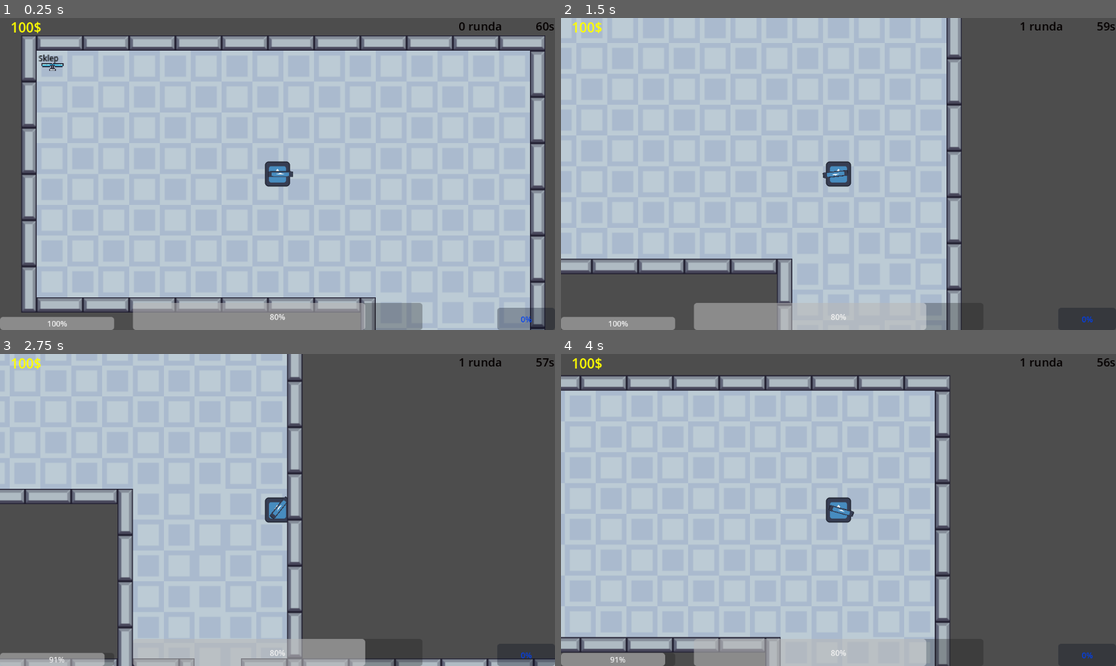
Above: before the commit, frames 1-4 (two rows, left to right).
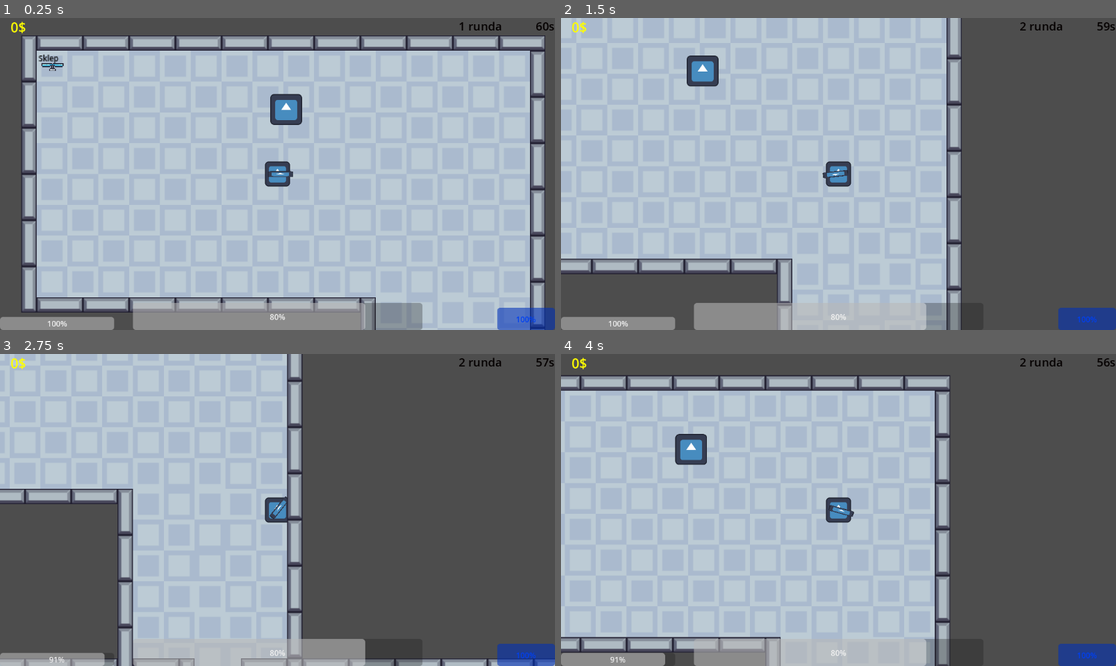
Above: after the commit, the same moments.

Repository: Gigabajt000/magiczne-r-czki
Game: Godot game, scene res://World/Main.tscn
Same seed, same stepped clock (60 frames per second), same inputs: the game is played once before the commit and once after it. The engine's default icon, where the game draws it, is replaced by a stand-in: a white triangle on a blue panel in a dark square.
Inputs (mouse positions are in pixels of both pictures, inside the frame that each line leads up to):
- Up to frame 1 (0.25 s): no input
- Up to frame 2 (1.5 s): tap Enter (enter) at 0.5, 0.6, 1.35 s; move the mouse to (960, 158) at 0.52 s; hold D (move_right) 0.53-1.28 s; move the mouse to (727, 189) at 1.27 s; hold S (move_down) from 1.28 s (still down)
- Up to frame 3 (2.75 s): move the mouse to (333, 441) at 2.02 s; release S (move_down) at 2.03 s; hold D (move_right) from 2.03 s (still down); hold Shift (sprint) from 2.03 s (still down); tap Enter (enter) at 2.3 s
- Up to frame 4 (4 s): tap Space at 2.75 s; move the mouse to (810, 572) at 2.77 s; release D (move_right) at 2.78 s; release Shift (sprint) at 2.78 s; hold W (move_up) 2.78-3.53 s; click (810, 572) at 2.85 s; tap Enter (enter) at 3.05, 3.6 s; move the mouse to (1005, 556) at 3.52 s; hold A (move_left) from 3.53 s (still down)

The runs differ from the first frame. In frame 1, 1.4% of the frame differs, in the area x 2-100%, y 1-100%; in frame 2, 1.4%; in frame 3, 0.9%; in frame 4, 1.4%.

Commit message:
FEfgWERWawerg

Diff:
--- a/Enemy/enemy.gd
+++ b/Enemy/enemy.gd
@@ -1,6 +1,6 @@
 extends CharacterBody2D
 
-var SPEED = 50
+var SPEED = 100
 @export var target: CharacterBody2D
 @export var navigation: NavigationAgent2D
 
@@ -19,7 +19,7 @@
 	if can_attack == true:
 		Atak(delta)
 
-	if timer >= 0.5:
+	if timer >= 3:
 		Pathifinding()
 
 	var dir = to_local(navigation.get_next_path_position()).normalized()
--- /dev/null
+++ b/Enemy/spawn_przeciwników.gd
@@ -0,0 +1,36 @@
+extends Node2D
+
+var x
+var can_spawn: bool = true
+
+@export var player: CharacterBody2D
+
+func _ready():
+	Losowanie()
+
+@onready var enemy_path = preload("res://Enemy/enemy.tscn")
+
+func _process(delta):
+
+	if Global.Is_Round_Playing == true:
+		x = x - delta
+	if x <= 0:
+		Losowanie()
+		var enemy = enemy_path.instantiate()
+		enemy.position = position
+		enemy.target = player
+		get_parent().add_child(enemy)
+
+
+func Losowanie():
+	x = randi_range(5 / Global.Round, 25 / Global.Round)
+
+
+func _on_area_2d_body_entered(body):
+	if body.has_method("Player"):
+		can_spawn = true
+
+
+func _on_area_2d_body_exited(body):
+	if body.has_method("Player"):
+		can_spawn = false
--- /dev/null
+++ b/Enemy/spawner.tscn
@@ -0,0 +1,23 @@
+[gd_scene load_steps=4 format=3 uid="uid://dr2c7au5h4oxa"]
+
+[ext_resource type="Script" path="res://Enemy/spawn_przeciwników.gd" id="1_v0v3b"]
+[ext_resource type="Texture2D" uid="uid://cfx6i5ah8a3a5" path="res://Art/icon.svg" id="2_yyac7"]
+
+[sub_resource type="RectangleShape2D" id="RectangleShape2D_ahq0a"]
+size = Vector2(168, 127)
+
+[node name="Spawner" type="Node2D"]
+script = ExtResource("1_v0v3b")
+
+[node name="Area2D" type="Area2D" parent="."]
+
+[node name="CollisionShape2D" type="CollisionShape2D" parent="Area2D"]
+position = Vector2(0, 0.5)
+shape = SubResource("RectangleShape2D_ahq0a")
+
+[node name="Sprite2D" type="Sprite2D" parent="."]
+scale = Vector2(0.257813, 0.25)
+texture = ExtResource("2_yyac7")
+
+[connection signal="body_entered" from="Area2D" to="." method="_on_area_2d_body_entered"]
+[connection signal="body_exited" from="Area2D" to="." method="_on_area_2d_body_exited"]
--- a/Player/bullet.gd
+++ b/Player/bullet.gd
@@ -21,4 +21,5 @@
 
 func _on_area_2d_body_entered(body: Node2D) -> void:
 	if body.has_method("Enemy"):
+		Global.money += randi_range(0,2)
 		body.queue_free()
--- a/Player/życie_collectable.gd
+++ b/Player/życie_collectable.gd
@@ -24,4 +24,4 @@
 func _on_area_2d_body_entered(body: Node2D) -> void:
 	if time >= 15 and Global.życie < Global.max_życie and Global.Is_Round_Playing == true:
 		time = 0
-		Global.Obrażenia(-30)
+		Global.Leczenie(30)
--- a/Tile_Map/kupno_życie.gd
+++ b/Tile_Map/kupno_życie.gd
@@ -12,8 +12,8 @@
 
 func _on_area_2d_body_entered(body: Node2D) -> void:
 	if wartosc != "all" and Global.money >= cena and Global.życie < Global.max_życie:
-		Global.Obrażenia(-int(wartosc))
+		Global.Leczenie(int(wartosc))
 		Global.money -= cena
 	if wartosc == "all" and Global.money >= cena and Global.życie < Global.max_życie:
-		Global.Obrażenia(-(Global.max_życie))
+		Global.Leczenie((Global.max_życie))
 		Global.money -= cena
--- a/Tile_Map/powrót_z_sklepu.gd
+++ b/Tile_Map/powrót_z_sklepu.gd
@@ -11,6 +11,6 @@
 	label.text = napis
 
 func _on_area_2d_body_entered(body):
-	if Global.Is_Round_Playing == true:
+	if Global.Is_Round_Playing == false:
 		player.position.x = x
 		player.position.y = y
--- a/Tile_Map/tarcza.gd
+++ b/Tile_Map/tarcza.gd
@@ -6,15 +6,15 @@
 
 
 func _ready():
-	label_cena.text = "60" + "$"
+	label_cena.text = "100" + "$"
 	label_wartość.text = "tarcza"
 
 func _process(delta):
-	label_cena.text = "60" + "$"
+	label_cena.text = "100" + "$"
 
 func _on_area_2d_body_entered(body):
-	if Global.money >= 60:
-		Global.money -= 60
+	if Global.money >= 100:
+		Global.money -= 100
 		Global.regeneracja_tarczy = 50
 		Global.tarcza = 50
 		queue_free()
--- a/World/Main.tscn
+++ b/World/Main.tscn
@@ -11,10 +11,19 @@
 [ext_resource type="PackedScene" uid="uid://cvaomg8n4bwmc" path="res://Tile_Map/sklepik.tscn" id="7_ycmr2"]
 [ext_resource type="PackedScene" uid="uid://dtbp1ybitey7m" path="res://Tile_Map/powrót_z_sklepu.tscn" id="8_pgsm2"]
 [ext_resource type="PackedScene" uid="uid://bkoide0alof7k" path="res://UI/death_screen.tscn" id="8_skmhe"]
-[ext_resource type="Script" path="res://World/spawn_przeciwników.gd" id="12_gnvnc"]
+[ext_resource type="PackedScene" uid="uid://dr2c7au5h4oxa" path="res://Enemy/spawner.tscn" id="12_dgxum"]
+
+[sub_resource type="RectangleShape2D" id="RectangleShape2D_sksv0"]
+size = Vector2(1999, 1018)
 
 [node name="Main" type="Node2D"]
 script = ExtResource("1_v1xrh")
+
+[node name="Zabijacz Przeciwników" type="Area2D" parent="."]
+
+[node name="CollisionShape2D" type="CollisionShape2D" parent="Zabijacz Przeciwników"]
+position = Vector2(-2477.5, -244)
+shape = SubResource("RectangleShape2D_sksv0")
 
 [node name="Player" parent="." instance=ExtResource("1_ajl52")]
 position = Vector2(-3106, -562)
@@ -58,8 +67,28 @@
 y = -400
 napis = "Sklep"
 
-[node name="Spawn_Przeciwników" type="Area2D" parent="."]
-script = ExtResource("12_gnvnc")
+[node name="Node_Spawner" type="Node2D" parent="."]
 
-[node name="CollisionPolygon2D" type="CollisionPolygon2D" parent="Spawn_Przeciwników"]
-polygon = PackedVector2Array(-3321, -670, -2866, -672, -2859, -272, -2980, -269, -2996, -448, -3328, -455)
+[node name="Spawner" parent="Node_Spawner" node_paths=PackedStringArray("player") instance=ExtResource("12_dgxum")]
+position = Vector2(-3097, -629)
+player = NodePath("../../Player")
+
+[node name="Spawner2" parent="Node_Spawner" node_paths=PackedStringArray("player") instance=ExtResource("12_dgxum")]
+position = Vector2(-3359, 49)
+player = NodePath("../../Player")
+
+[node name="Spawner3" parent="Node_Spawner" node_paths=PackedStringArray("player") instance=ExtResource("12_dgxum")]
+position = Vector2(-3079, 153)
+player = NodePath("../../Player")
+
+[node name="Spawner4" parent="Node_Spawner" node_paths=PackedStringArray("player") instance=ExtResource("12_dgxum")]
+position = Vector2(-2336, -526)
+player = NodePath("../../Player")
+
+[node name="Spawner5" parent="Node_Spawner" node_paths=PackedStringArray("player") instance=ExtResource("12_dgxum")]
+position = Vector2(-2310, -139)
+player = NodePath("../../Player")
+
+[node name="Spawner6" parent="Node_Spawner" node_paths=PackedStringArray("player") instance=ExtResource("12_dgxum")]
+position = Vector2(-1845, -318)
+player = NodePath("../../Player")
--- a/World/main.gd
+++ b/World/main.gd
@@ -7,3 +7,7 @@
 		Global.Is_Round_Playing = true
 		Global.Round_Time = 60
 		Global.Round += 1
+	if Global.Is_Round_Playing == false:
+		for i in $"Zabijacz Przeciwników".get_overlapping_bodies():
+			if i.has_method("Enemy"):
+				i.queue_free()
--- a/World/spawn_przeciwników.gd
+++ /dev/null
@@ -1 +0,0 @@
-extends Area2D
--- a/death_screen.gd
+++ b/death_screen.gd
@@ -17,5 +17,6 @@
 	Global.Is_Alive = true
 	Global.Is_Round_Playing = false
 	Global.Round_Time = 60
-	Global.Round = 0
+	Global.Round = 1
+	Global.money = 0
 	get_tree().reload_current_scene()
--- a/global.gd
+++ b/global.gd
@@ -6,18 +6,18 @@
 var życie:int = 80
 var max_życie:int = 100
 
-var tarcza:int = 0
-var regeneracja_tarczy:int = 0
+var tarcza:int = 50
+var regeneracja_tarczy:int = 50
 
 var stamina:int = 100
 var speed: float
 
-var money:int = 100
+var money:int = 0
 
 #true jeśli runda jest
 var Is_Round_Playing: bool = false
 var Round_Time: float = 60
-var Round: int = 0
+var Round: int = 1
 
 var Is_Alive: bool = true
 
@@ -26,9 +26,16 @@
 	if Is_Round_Playing == true:
 		Round_Time -= delta
 	if Round_Time <= 0:
+		tarcza = regeneracja_tarczy
 		Is_Round_Playing = false
 
 	if życie <= 0:
 		Is_Alive = false
 func Obrażenia(x):
-	życie -= x
+	if tarcza > 0:
+		tarcza -= x
+	else:
+		życie -= x
+
+func Leczenie(x):
+	życie += x
Not shown: 1 places in World/Main.tscn that only renumber resources
